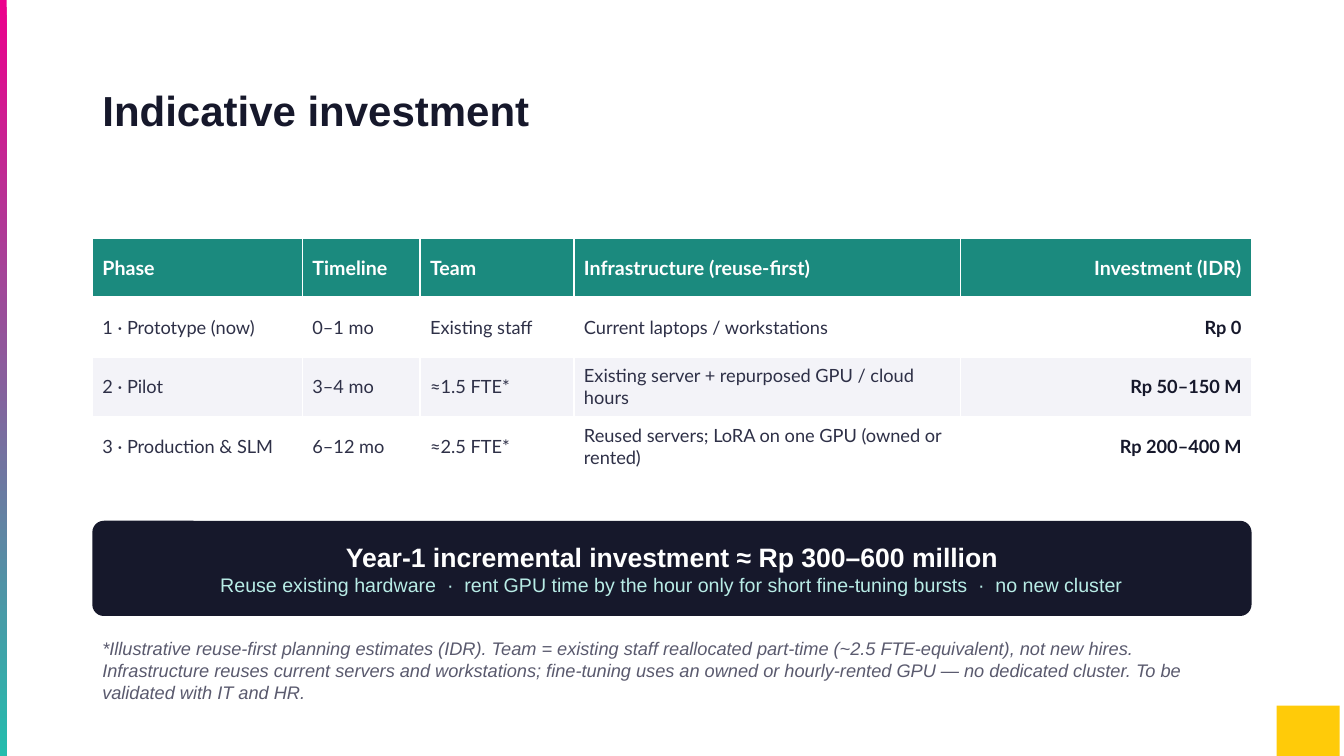
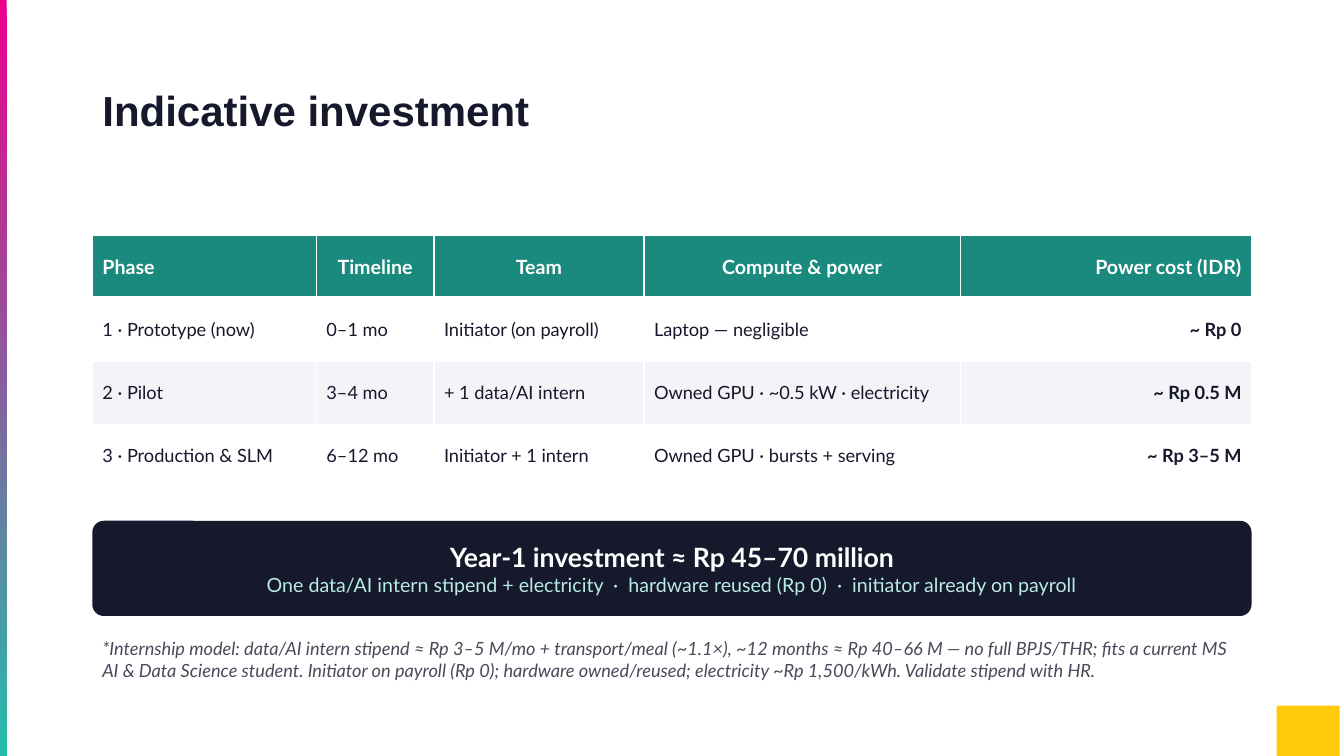
Before and after one commit to ghifiardi/LLM-Indonesia, a slide deck: slide 13 of Constrained Gödel-Agent Prototype.pptx. Drawn at 1344x756 pixels with LibreOffice and Linux fonts; fonts in the diff are those of the drawing. Boxes give left, top, right and bottom in pixels: in the first picture for what was removed or moved away, otherwise in the second. Text is boxed around its words. In the diff, an @@ line names an element or a change of style, - is before the commit and + after.

```diff
--- a/Constrained Gödel-Agent Prototype.pptx
+++ b/Constrained Gödel-Agent Prototype.pptx
@@ table at [93, 235, 1252, 487] @@
-row 1, column 4: Infrastructure (reuse-first)
+row 1, column 4: Compute & power
-row 1, column 5: Investment (IDR)
+row 1, column 5: Power cost (IDR)
-row 2: 1 · Prototype (now) | 0–1 mo | Existing staff | Current laptops / workstations | Rp 0
+row 2: 1 · Prototype (now) | 0–1 mo | Initiator (on payroll) | Laptop — negligible | ~ Rp 0
-row 3: 2 · Pilot | 3–4 mo | ≈1.5 FTE* | Existing server + repurposed GPU / cloud hours | Rp 50–150 M
+row 3: 2 · Pilot | 3–4 mo | + 1 data/AI intern | Owned GPU · ~0.5 kW · electricity | ~ Rp 0.5 M
-row 4: 3 · Production & SLM | 6–12 mo | ≈2.5 FTE* | Reused servers; LoRA on one GPU (owned or rented) | Rp 200–400 M
+row 4: 3 · Production & SLM | 6–12 mo | Initiator + 1 intern | Owned GPU · bursts + serving | ~ Rp 3–5 M
@@ text colour #2E3047 to #16182B in "1 · Prototype (now)", "0–1 mo", "2 · Pilot", "3–4 mo" and 2 more places @@
@@ alignment left to centre @@
@@ text in rounded rectangle at [267, 547, 1076, 596]: text changed; font Arial to Lato @@
-Year-1 incremental investment ≈ Rp 300–600 million
-Reuse existing hardware · rent GPU time by the hour only for short fine-tuning bursts · no new cluster
+Year-1 investment ≈ Rp 45–70 million
+One data/AI intern stipend + electricity · hardware reused (Rp 0) · initiator already on payroll
@@ text at [102, 641, 1227, 680]: text changed; font Arial to Lato; text colour #5A5A6E to #4A4A5A @@
-*Illustrative reuse-first planning estimates (IDR). Team = existing staff reallocated part-time (~2.5 FTE-equivalent), not new hires. Infrastructure reuses current servers and workstations; fine-tuning uses an owned or hourly-rented GPU — no dedicated cluster. To be validated with IT and HR.
+*Internship model: data/AI intern stipend ≈ Rp 3–5 M/mo + transport/meal (~1.1×), ~12 months ≈ Rp 40–66 M — no full BPJS/THR; fits a current MS AI & Data Science student. Initiator on payroll (Rp 0); hardware owned/reused; electricity ~Rp 1,500/kWh. Validate stipend with HR.
```
Also in this commit, not shown: 1 other slide changed, 2 other files.
